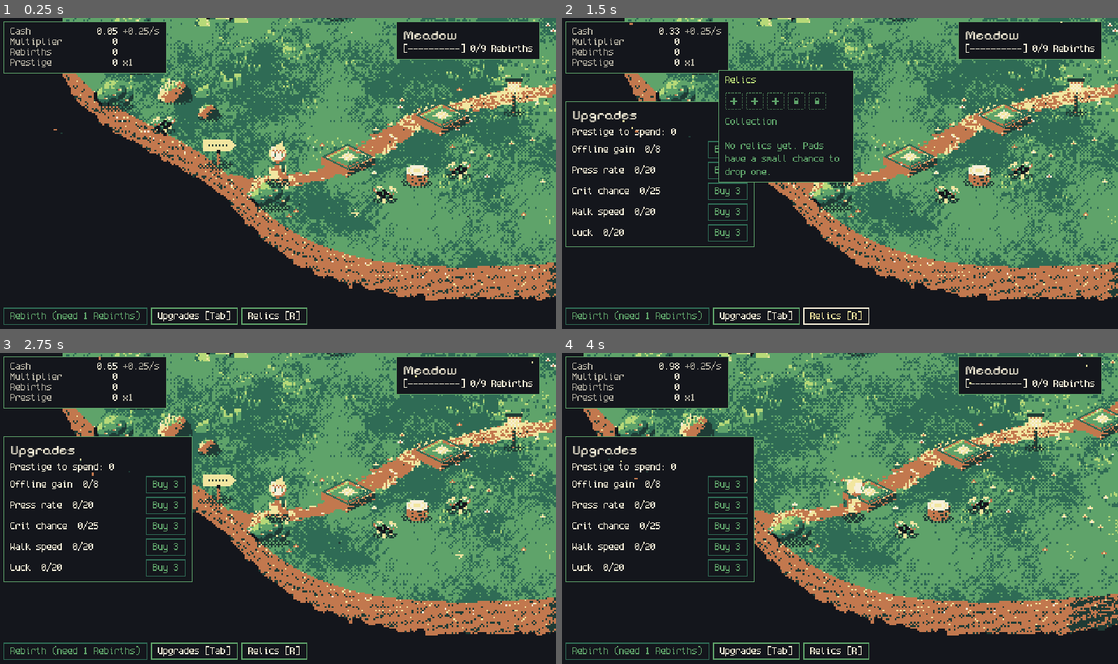
Above: before the commit, frames 1-4 (two rows, left to right).
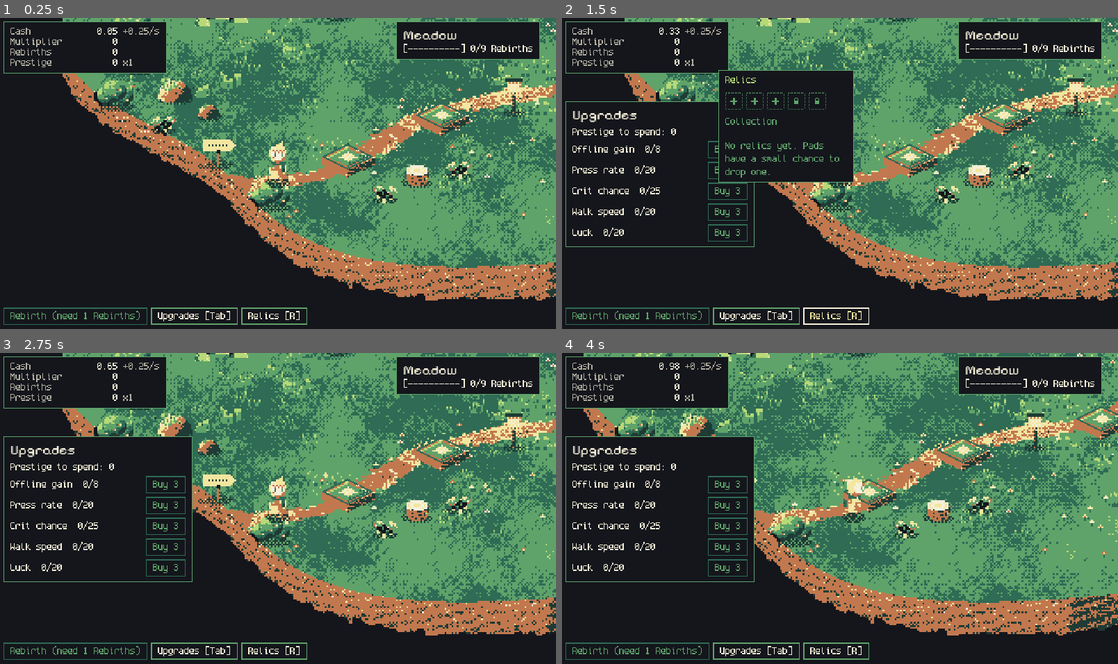
Above: after the commit, the same moments.

Repository: FreezingShock/Plinky
Game: Godot game, scene res://main.tscn
The game is run twice, just before and just after one commit, with the same random seed, the same clock (stepped at 60 frames per second) and the same inputs.
Inputs (mouse positions are in pixels of both pictures, inside the frame that each line leads up to):
- Up to frame 1 (0.25 s): no input
- Up to frame 2 (1.5 s): click "Upgrades [Tab]" at 0.5 s; click "Relics [R]" at 1.25 s
- Up to frame 3 (2.75 s): tap Enter (ui_accept) at 2 s; drag from (172, 436) to (333, 440) at 2.02 s
- Up to frame 4 (4 s): drag from (728, 524) to (812, 570) at 2.77 s; move the mouse to (895, 440) at 3.52 s; hold D from 3.53 s (still down); tap 2 at 3.6 s

The runs differ from the first frame. In frame 1, less than 0.1% of the frame differs, in the area x 9-99%, y 4-66%; in frame 2, less than 0.1%; in frame 3, less than 0.1%, in the area x 14-99%, y 1-67%; in frame 4, less than 0.1%.

Commit message:
Fix world life drawing over the HUD; two-texel sway; bigger butterflies
- main.gd: the HUD sits at z_index 100. z is global in a canvas, so the
  world life layer (z 10) and particle bursts (z 90) were drawing over
  HUD panels, e.g. the shrine glow over the docked Pads panel.
- world/life_ground.gd: grass tips lean up to two texels; reads the
  backdrop through its sprite position, so a bleed offset works.
- world/life_air.gd: 7x4 butterflies; drift box and pad size come from
  data (drift, PAD_HALF) instead of hard-coded values.
- tools/art/gen_life_anchors.py: reads the flat 2D placements or the 3D
  anchors format (PR #4); water comes from a water anchor when present;
  drift box from the sway tips; backdrop_origin for bleed offsets.
- tests/test_life.gd: origin-aware tip check, drift and butterfly frame
  checks (166 checks pass).

Co-Authored-By: Claude Haiku 5.5 <noreply@anthropic.com>
Claude-Session: https://claude.ai/code/session_01Pmx9dT8aeTeaKHBWur5ji5

Diff:
--- a/main.gd
+++ b/main.gd
@@ -77,6 +77,7 @@
 
 	# 4. HUD above everything.
 	hud = Hud.new()
+	hud.z_index = 100  # world layers use z up to 90 (ParticleBurst) and 10 (LifeAir); z is global, so the HUD must sit above them
 	add_child(hud)
 	hud.setup(sim)
 	_wire_relics()
--- a/tests/test_life.gd
+++ b/tests/test_life.gd
@@ -11,15 +11,28 @@
 	if img == null:
 		return
 	var light: Color = Palettes.colors(Palettes.MEADOW)[4]
+	var org: Array = data.get("backdrop_origin", [0, 0]) as Array
+	var ox: int = int(org[0])
+	var oy: int = int(org[1])
 	var bad_tips: int = 0
 	for p: Variant in sway:
 		var a: Array = p as Array
-		var x: int = int(a[0])
-		var y: int = int(a[1])
-		var inside: bool = x > 0 and y > 0 and x < img.get_width() - 1 and y < img.get_height() - 1
-		if not inside or not img.get_pixel(x, y).is_equal_approx(light):
+		var tx: int = int(a[0]) - ox
+		var ty: int = int(a[1]) - oy
+		var inside: bool = tx > 0 and ty > 0 and tx < img.get_width() - 1 and ty < img.get_height() - 1
+		if not inside or not img.get_pixel(tx, ty).is_equal_approx(light):
 			bad_tips += 1
-	t.eq(bad_tips, 0, "every sway tip sits on a palette 4 texel of the backdrop")
+	t.eq(bad_tips, 0, "every sway tip sits on a palette 4 texel of the backdrop, through its origin")
+	var dr: Array = data.get("drift", []) as Array
+	t.eq(dr.size(), 4, "drift box is in the data")
+	t.ok(dr.size() == 4 and float(dr[2]) > 100.0 and float(dr[3]) > 50.0, "drift box is a usable size")
+	for frame: Array in [LifeAir.BUTTERFLY_OPEN, LifeAir.BUTTERFLY_CLOSED]:
+		var w0: int = (frame[0] as String).length()
+		var same: bool = true
+		for row: String in frame:
+			if row.length() != w0:
+				same = false
+		t.ok(same, "butterfly frame rows are the same width")
 	var lights: Array = data.get("lights", []) as Array
 	t.eq(lights.size(), 3, "two lanterns and the shrine are glow points")
 	t.ok(data.get("water", {}).has("rx"), "water cove is in the data")
--- a/world/life_air.gd
+++ b/world/life_air.gd
@@ -5,6 +5,8 @@
 ## steps with no alpha: fireflies with a Bayer-dithered halo, lantern and shrine glow, drifting pollen and
 ## leaves, two butterflies, sparkles on the water cove, and a shimmer that runs round each ready pad.
 ## Colours are palette indices (art-bible section 3), so a zone palette swap re-tints the whole layer.
+## Every position comes from world/meadow_life.json (anchor data), so the layer follows the art.
+## Z order: world layers sit above the HUD's z order, so main.gd raises the HUD z_index above them.
 
 const STEP: float = 1.0 / 12.0
 const FIREFLIES: int = 12
@@ -12,22 +14,23 @@
 const BUTTERFLIES: int = 2
 const WATER_SPARKLES: int = 6
 const PAD_PERIOD: float = 2.4
-const DRIFT: Rect2 = Rect2(34.0, 104.0, 572.0, 226.0)  # texels; the walkable meadow sits inside this
+const PAD_HALF: Vector2 = Vector2(14.0, 7.0)  # must match TexelPad.HALF (kept local so this script compiles without autoloads)
+const DEFAULT_DRIFT: Array = [34.0, 104.0, 572.0, 226.0]  # fallback if the data has no drift box
 
 ## Palette roles used here (art-bible section 3).
 const IDX_INK: int = 0
 const IDX_DARK: int = 1
-const IDX_DEEP: int = 2
 const IDX_LIGHT: int = 4
 const IDX_ACCENT: int = 5
 const IDX_EARTH: int = 6
 const IDX_PAPER: int = 7
 
-## Butterfly frames, 5 x 3 texels. a = accent wing, e = earth wing, k = ink body, . = empty.
-const BUTTERFLY_OPEN: Array = ["a...a", "aakaa", "e.k.e"]
-const BUTTERFLY_CLOSED: Array = ["..k..", ".aka.", "..k.."]
+## Butterfly frames, 7 x 4 texels, centred on column 3. a = accent wing, e = earth wing, k = ink body.
+const BUTTERFLY_OPEN: Array = ["aa.k.aa", "aaakaaa", "ee.k.ee", ".e.k.e."]
+const BUTTERFLY_CLOSED: Array = ["..k.k..", "...k...", "..aka..", "..eke.."]
 
 var palette: PackedColorArray = Palettes.colors(Palettes.MEADOW)
+var _drift: Rect2 = Rect2()
 var _lights: Array = []
 var _water: Rect2 = Rect2()
 var _pads: Array[Vector2] = []
@@ -36,6 +39,8 @@
 
 
 func setup(data: Dictionary) -> void:
+	var dr: Array = data.get("drift", DEFAULT_DRIFT) as Array
+	_drift = Rect2(float(dr[0]), float(dr[1]), float(dr[2]), float(dr[3]))
 	_lights = data.get("lights", []) as Array
 	var w: Dictionary = data.get("water", {}) as Dictionary
 	if not w.is_empty():
@@ -78,8 +83,8 @@
 	for i: int in FIREFLIES:
 		var s: float = float(i)
 		var home: Vector2 = Vector2(
-			lerpf(DRIFT.position.x, DRIFT.end.x, MeadowLife.hash01(i * 3 + 1)),
-			lerpf(DRIFT.position.y, DRIFT.end.y, MeadowLife.hash01(i * 3 + 2)))
+			lerpf(_drift.position.x, _drift.end.x, MeadowLife.hash01(i * 3 + 1)),
+			lerpf(_drift.position.y, _drift.end.y, MeadowLife.hash01(i * 3 + 2)))
 		var p: Vector2 = home + Vector2(
 			sin(tm * 0.37 + s * 1.9) * 14.0 + sin(tm * 0.13 + s) * 6.0,
 			cos(tm * 0.29 + s * 2.3) * 5.0 - 8.0 + sin(tm * 0.9 + s) * 1.5)
@@ -144,9 +149,10 @@
 
 
 ## A paper dot runs round the diamond of each ready pad, one lap every 2.4 s, staggered per pad.
+## The diamond is PAD_HALF, so the shimmer stays on the pad outline.
 func _draw_pads(tm: float) -> void:
-	var hx: float = 14.0
-	var hy: float = 7.0
+	var hx: float = PAD_HALF.x
+	var hy: float = PAD_HALF.y
 	var corners: Array[Vector2] = [Vector2(0, -hy), Vector2(hx, 0), Vector2(0, hy), Vector2(-hx, 0)]
 	for i: int in _pads.size():
 		var u: float = fposmod(tm + float(i) * 0.37, PAD_PERIOD) / PAD_PERIOD * 4.0
@@ -162,8 +168,8 @@
 	for i: int in POLLEN:
 		var s: float = float(i)
 		var speed: float = 8.0 + MeadowLife.hash01(i * 11) * 8.0
-		var x: float = DRIFT.position.x + fposmod(MeadowLife.hash01(i * 11 + 1) * DRIFT.size.x + tm * speed, DRIFT.size.x)
-		var y: float = DRIFT.position.y + fposmod(MeadowLife.hash01(i * 11 + 2) * DRIFT.size.y, DRIFT.size.y) \
+		var x: float = _drift.position.x + fposmod(MeadowLife.hash01(i * 11 + 1) * _drift.size.x + tm * speed, _drift.size.x)
+		var y: float = _drift.position.y + fposmod(MeadowLife.hash01(i * 11 + 2) * _drift.size.y, _drift.size.y) \
 			+ sin(tm * 0.5 + s) * 6.0
 		var p: Vector2i = Vector2i(roundi(x), roundi(y))
 		if i % 4 == 3:
@@ -182,20 +188,21 @@
 	for i: int in BUTTERFLIES:
 		var s: float = float(i)
 		var c: Vector2 = Vector2(
-			lerpf(DRIFT.position.x + 40.0, DRIFT.end.x - 40.0, MeadowLife.hash01(i * 2 + 40)),
-			lerpf(DRIFT.position.y + 20.0, DRIFT.end.y - 40.0, MeadowLife.hash01(i * 2 + 41)))
+			lerpf(_drift.position.x + 40.0, _drift.end.x - 40.0, MeadowLife.hash01(i * 2 + 40)),
+			lerpf(_drift.position.y + 20.0, _drift.end.y - 40.0, MeadowLife.hash01(i * 2 + 41)))
 		var vx: float = cos(tm * 0.31 + s * 2.1)
 		var p: Vector2 = c + Vector2(sin(tm * 0.31 + s * 2.1) * 46.0, cos(tm * 0.23 + s) * 16.0 + sin(tm * 0.7 + s) * 3.0)
 		var origin: Vector2i = Vector2i(roundi(p.x), roundi(p.y))
 		var open: bool = int(tb * 6.0 + s) % 2 == 0
 		var rows: Array = BUTTERFLY_OPEN if open else BUTTERFLY_CLOSED
 		var flip: bool = vx < 0.0
+		var top: int = rows.size() / 2
 		for ry: int in rows.size():
 			var row: String = rows[ry]
 			for rx: int in row.length():
 				var ch: String = row[rx]
 				if ch == ".":
 					continue
-				var col: int = rx - 2 if not flip else 2 - rx
+				var col: int = rx - 3 if not flip else 3 - rx
 				var idx: int = IDX_INK if ch == "k" else (IDX_ACCENT if ch == "a" else IDX_EARTH)
-				_dot(origin + Vector2i(col, ry - 1), idx)
+				_dot(origin + Vector2i(col, ry - top), idx)
--- a/world/life_ground.gd
+++ b/world/life_ground.gd
@@ -1,24 +1,28 @@
 class_name LifeGround
 extends Node2D
 ## Ground layer of the zone 1 world life, drawn on top of the baked backdrop (MeadowScene child, after it).
-## Grass tips flick one texel sideways in a wind wave that rolls across the field. The backdrop is never
-## painted over: a tip that moves repaints its own vacated texel from the backdrop texture, and the tip
-## is redrawn at its new texel. Stepped at 6 fps, no alpha, palette index 4 (light).
+## Grass tips flick up to two texels sideways in a wind wave that rolls across the field. The backdrop is
+## never painted over: a tip that moves repaints its own vacated texel from the backdrop texture, and the
+## tip is redrawn at its new texel. Stepped at 6 fps, no alpha, palette index 4 (light).
+## The backdrop may sit at an offset (the 3D meadow's bleed), so texels are read through the sprite's position.
 
 const STEP: float = 1.0 / 6.0
 const WAVE_SPEED: float = 2.2          # radians per second the wind front travels
 const WAVE_PER_TEXEL: float = 0.045    # radians per texel along x (about 140 texels per wave)
-const LEAN_AT: float = 0.55            # wave level needed to move a tip one texel
+const LEAN_1_AT: float = 0.55          # wave level for a one-texel lean
+const LEAN_2_AT: float = 0.85          # wave level for a two-texel lean
 
 var backdrop: Texture2D
+var origin: Vector2i = Vector2i.ZERO   # where the backdrop's texel (0, 0) sits in the 640x360 frame
 var palette: PackedColorArray = Palettes.colors(Palettes.MEADOW)
 var _tips: Array[Vector2i] = []
 var _t: float = 0.0
 var _step: int = -1
 
 
-func setup(backdrop_tex: Texture2D, tips: Array) -> void:
-	backdrop = backdrop_tex
+func setup(backdrop_sprite: Sprite2D, tips: Array) -> void:
+	backdrop = backdrop_sprite.texture
+	origin = Vector2i(roundi(backdrop_sprite.position.x), roundi(backdrop_sprite.position.y))
 	_tips.clear()
 	for p: Variant in tips:
 		var a: Array = p as Array
@@ -36,15 +40,12 @@
 		queue_redraw()
 
 
-## Lean of one tip this step: -1, 0 or +1 texels.
+## Lean of one tip this step, in texels: -2 .. +2.
 func _lean(p: Vector2i, t: float) -> int:
 	var phase: float = float(p.x) * WAVE_PER_TEXEL - t * WAVE_SPEED + float(p.y) * 0.011
 	var w: float = sin(phase) + 0.35 * sin(phase * 2.3 + 1.7)
-	if w > LEAN_AT:
-		return 1
-	if w < -LEAN_AT:
-		return -1
-	return 0
+	var mag: int = 2 if absf(w) > LEAN_2_AT else (1 if absf(w) > LEAN_1_AT else 0)
+	return mag if w > 0.0 else -mag
 
 
 func _draw() -> void:
@@ -56,6 +57,7 @@
 		var d: int = 0 if MeadowLife.reduce_motion else _lean(p, t)
 		if d == 0:
 			continue  # the backdrop already shows the tip in place
-		# Repaint the vacated texel with the texel below it, then draw the tip one texel over.
-		draw_texture_rect_region(backdrop, Rect2(p.x, p.y, 1, 1), Rect2(p.x, p.y + 1, 1, 1))
+		# Repaint the vacated texel from the texel below it, then draw the tip at its new place.
+		var src: Vector2i = p - origin
+		draw_texture_rect_region(backdrop, Rect2(p.x, p.y, 1, 1), Rect2(src.x, src.y + 1, 1, 1))
 		draw_rect(Rect2(p.x + d, p.y, 1, 1), tip_col)
--- a/world/meadow_life.json
+++ b/world/meadow_life.json
@@ -1,7 +1,12 @@
 {
+ "format": "flat",
  "size": [
   640,
   360
+ ],
+ "backdrop_origin": [
+  0,
+  0
  ],
  "sway": [
   [
@@ -427,6 +432,7 @@
   "rx": 82.0,
   "ry": 36.0
  },
+ "water_source": "default",
  "pads": [
   [
    204,
@@ -440,5 +446,11 @@
    338,
    206
   ]
+ ],
+ "drift": [
+  79,
+  113,
+  497,
+  169
  ]
 }
--- a/world/meadow_scene.gd
+++ b/world/meadow_scene.gd
@@ -56,7 +56,7 @@
 	var ground := LifeGround.new()
 	ground.name = "LifeGround"
 	add_child(ground)  # after Backdrop, so the sway draws over the baked grass
-	ground.setup($Backdrop.texture, life.get("sway", []) as Array)
+	ground.setup($Backdrop, life.get("sway", []) as Array)
 	var air := LifeAir.new()
 	air.name = "LifeAir"
 	air.z_index = 10  # above the walker and pads, which sit at z 0 in World
